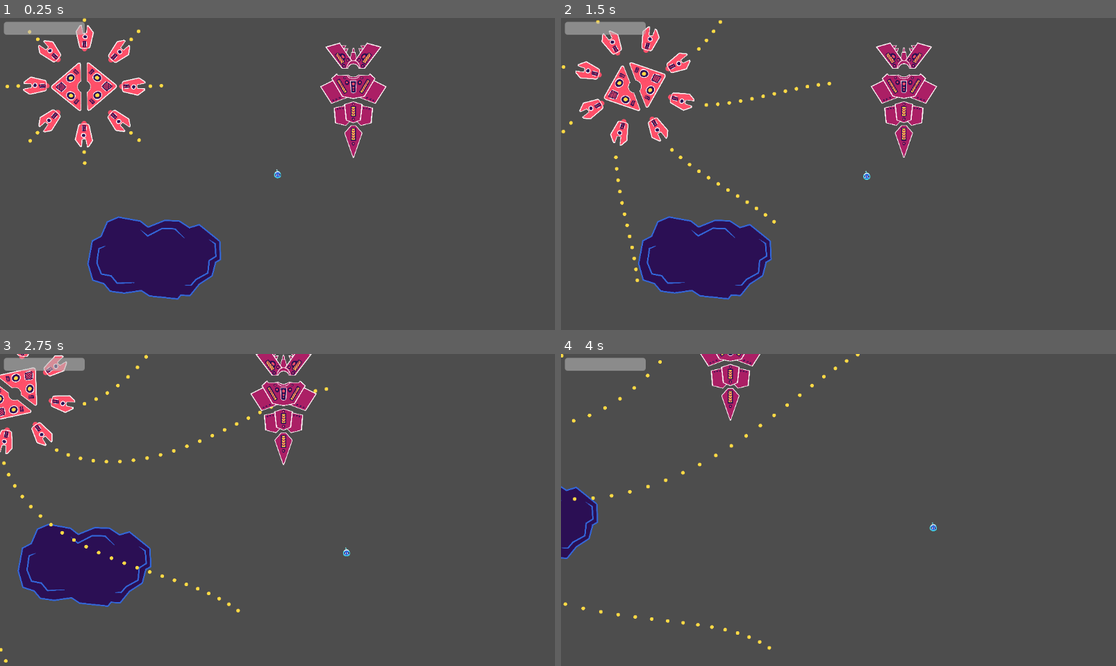
Above: before the commit, frames 1-4 (two rows, left to right).
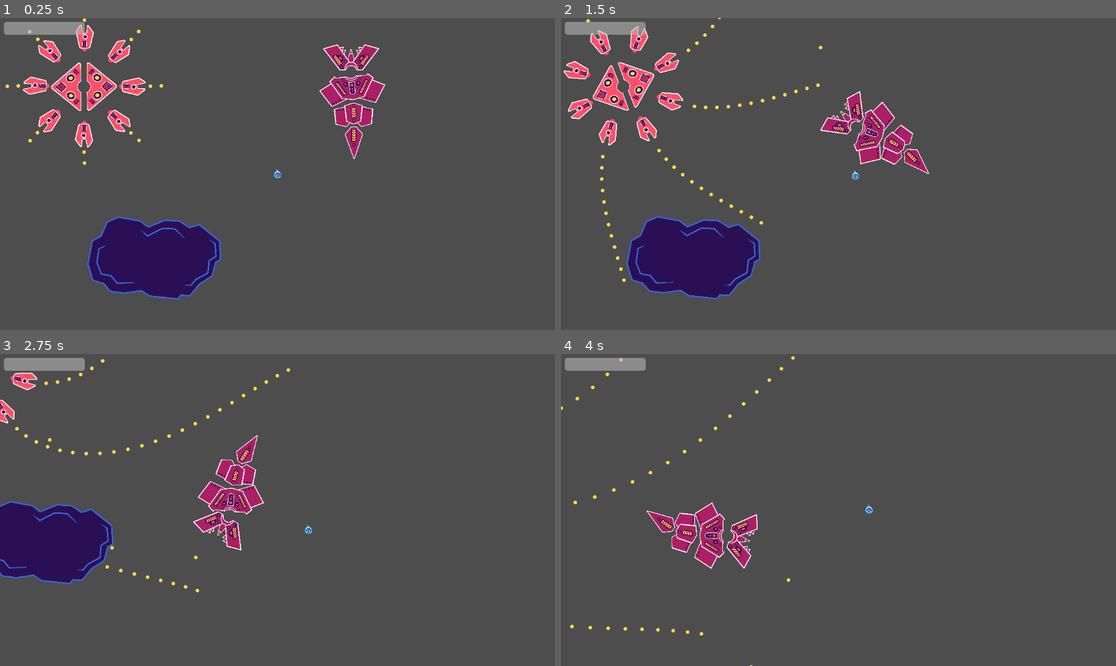
Above: after the commit, the same moments.

Repository: toxazol/blobot
Game: Godot game, scene res://mainScene.tscn
The game is run twice, just before and just after one commit, with the same random seed, the same clock (stepped at 60 frames per second) and the same inputs.
Inputs:
- Up to frame 1 (0.25 s): no input
- Up to frame 2 (1.5 s): hold Right (ui_right) 0.53-1.28 s; hold Down (ui_down) from 1.28 s (still down)
- Up to frame 3 (2.75 s): release Down (ui_down) at 2.03 s; hold Right (ui_right) from 2.03 s (still down)
- Up to frame 4 (4 s): release Right (ui_right) at 2.78 s; hold Up (ui_up) 2.78-3.53 s; hold Left (ui_left) from 3.53 s (still down)

The runs differ from the first frame. In frame 1, 1.3% of the frame differs, in the area x 1-70%, y 0-47%; in frame 2, 9.5%; in frame 3, 11%, in the area x 0-64%, y 0-99%; in frame 4, 4.6%.

Commit message:
snakeBot shoots

Diff:
--- a/Scripts/Bullet.gd
+++ b/Scripts/Bullet.gd
@@ -2,12 +2,11 @@
 
 @export var damage = 1
 
-var speed = 100
-var direction = Vector2(1,-1)
+var velocity: Vector2
 
 
 func _physics_process(delta):
-	position += speed * delta * direction.normalized()
+	position += velocity * delta
 
 
 func _on_body_entered(body):
--- a/Scripts/Cannon.gd
+++ b/Scripts/Cannon.gd
@@ -2,6 +2,7 @@
 
 @export var BULLET_SPEED : float = 300
 @export var FIRE_INTERVAL : float = 1
+@export var crooshair: Node2D
 
 const bulletTemplate = preload("res://Templates/bullet.tscn")
 
@@ -25,7 +26,19 @@
 
 func shoot():
 	var bullet = bulletTemplate.instantiate()
-	get_parent().add_child(bullet)
-	bullet.global_position = $Crosshair.global_position
-	bullet.speed = BULLET_SPEED
-	bullet.direction = $Crosshair.global_position - global_position
+	# spawn bullets as children of the root node
+	get_tree().root.get_child(0).add_child(bullet)
+	bullet.global_position = crooshair.global_position
+	var shootDir = crooshair.global_position - global_position
+	var shootVel = shootDir.normalized() * BULLET_SPEED
+	var moveVel = get_closest_rigidbody().linear_velocity
+	bullet.velocity = moveVel + shootVel
+
+
+func get_closest_rigidbody() -> RigidBody2D:
+	var current_node = self
+	while current_node:
+		if current_node is RigidBody2D:
+			return current_node
+		current_node = current_node.get_parent()
+	return null  # Return null if no RigidBody2D is found
--- /dev/null
+++ b/Scripts/Snakebot.gd
@@ -0,0 +1,23 @@
+extends RigidBody2D
+
+@export var force_magnitude: float = 500
+@export var angle_step: float = 10
+@export var target: Node2D
+@export var neck: Node2D
+
+# Called when the node enters the scene tree for the first time.
+func _ready():
+	pass # Replace with function body.
+
+
+# Called every frame. 'delta' is the elapsed time since the previous frame.
+func _physics_process(delta):
+	var old_dir = global_position - neck.global_position
+	old_dir = old_dir.normalized()
+	var dir = target.global_position - global_position
+	dir = dir.normalized()
+	var angle_to_target = old_dir.angle_to(dir)
+	var step_angle = angle_to_target / angle_step
+	var new_dir = old_dir.rotated(step_angle)
+	var force = force_magnitude * new_dir
+	apply_central_impulse(force * delta)
--- a/Templates/arm.tscn
+++ b/Templates/arm.tscn
@@ -3,11 +3,12 @@
 [ext_resource type="Script" path="res://Scripts/Cannon.gd" id="1_5fl2l"]
 [ext_resource type="Texture2D" uid="uid://c6vy7y10ibe76" path="res://Sprites/roboboss_01_arm.png" id="2_qn6ab"]
 
-[node name="Arm" type="RigidBody2D"]
+[node name="Arm" type="RigidBody2D" node_paths=PackedStringArray("crooshair")]
 gravity_scale = 0.0
 script = ExtResource("1_5fl2l")
 BULLET_SPEED = 1000.0
 FIRE_INTERVAL = 0.1
+crooshair = NodePath("Crosshair")
 
 [node name="Roboboss01Arm" type="Sprite2D" parent="."]
 texture = ExtResource("2_qn6ab")
--- a/mainScene.tscn
+++ b/mainScene.tscn
@@ -10,9 +10,11 @@
 [ext_resource type="Texture2D" uid="uid://b74l2d5i1ijiy" path="res://Sprites/roboboss_01_yellow_p3.png" id="6_uyooe"]
 [ext_resource type="Texture2D" uid="uid://bdo7jlc5txihm" path="res://Sprites/roboboss_01_black_p4.png" id="7_i6ouf"]
 [ext_resource type="Texture2D" uid="uid://ck51spb024uoh" path="res://Sprites/roboboss_01_yellow_p2.png" id="7_pfain"]
+[ext_resource type="Script" path="res://Scripts/Cannon.gd" id="8_v7x81"]
 [ext_resource type="Texture2D" uid="uid://bushnpbvbsncb" path="res://Sprites/roboboss_01_black_p1.png" id="9_mfy8f"]
 [ext_resource type="Texture2D" uid="uid://d00jq26xcdixb" path="res://Sprites/roboboss_01_black_p3.png" id="11_m5xws"]
 [ext_resource type="Texture2D" uid="uid://pfpav88m8mcs" path="res://Sprites/roboboss_01_black_p2.png" id="13_itobp"]
+[ext_resource type="Script" path="res://Scripts/Snakebot.gd" id="14_dbwqb"]
 [ext_resource type="Texture2D" uid="uid://ct81pipxpf2a" path="res://Sprites/roboboss_02_p1.png" id="14_nb6ui"]
 [ext_resource type="Texture2D" uid="uid://cqwolhdsj874e" path="res://Sprites/roboboss_02_p4.png" id="15_kslv5"]
 [ext_resource type="Texture2D" uid="uid://y5xbgvhob378" path="res://Sprites/roboboss_02_p3.png" id="16_3exo5"]
@@ -64,7 +66,7 @@
 [node name="Camera2D" type="Camera2D" parent="Blobot"]
 zoom = Vector2(0.195, 0.195)
 position_smoothing_enabled = true
-position_smoothing_speed = 1.0
+position_smoothing_speed = 3.0
 
 [node name="Blobot2" type="CharacterBody2D" parent="." groups=["Player"]]
 process_mode = 4
@@ -175,14 +177,33 @@
 [node name="Snakebot" type="Node2D" parent="."]
 position = Vector2(4448, 1080)
 
-[node name="Head" type="RigidBody2D" parent="Snakebot"]
-gravity_scale = 0.0
+[node name="Head" type="RigidBody2D" parent="Snakebot" node_paths=PackedStringArray("target", "neck")]
+position = Vector2(-8, -536)
+gravity_scale = 0.0
+center_of_mass_mode = 1
+script = ExtResource("14_dbwqb")
+force_magnitude = 2000.0
+angle_step = 1.0
+target = NodePath("../../Blobot")
+neck = NodePath("../Neck")
 
 [node name="Roboboss02P1" type="Sprite2D" parent="Snakebot/Head"]
+position = Vector2(11.29, 540)
 texture = ExtResource("14_nb6ui")
 
 [node name="CollisionPolygon2D" type="CollisionPolygon2D" parent="Snakebot/Head"]
+position = Vector2(11.29, 540)
 polygon = PackedVector2Array(-150, -569.1, -144, -565.1, -144, -560.6, -129.9, -539, -129.2, -539, -84, -543.2, -84, -5 …(1034 unchanged characters)…
+
+[node name="Cannon" type="Node2D" parent="Snakebot/Head" node_paths=PackedStringArray("crooshair")]
+position = Vector2(0, 8)
+script = ExtResource("8_v7x81")
+BULLET_SPEED = 1000.0
+FIRE_INTERVAL = 0.5
+crooshair = NodePath("Crosshair")
+
+[node name="Crosshair" type="Node2D" parent="Snakebot/Head/Cannon"]
+position = Vector2(0, -128)
 
 [node name="Neck" type="RigidBody2D" parent="Snakebot"]
 gravity_scale = 0.0
Not shown: 1 places in mainScene.tscn that only renumber resources
